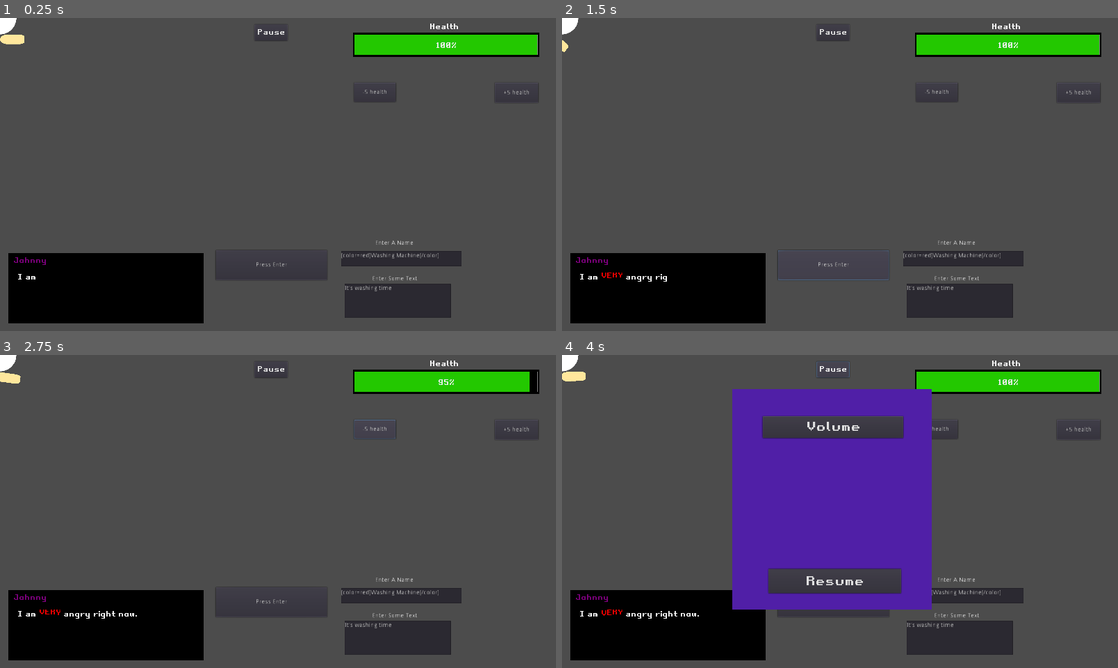
Above: before the commit, frames 1-4 (two rows, left to right).
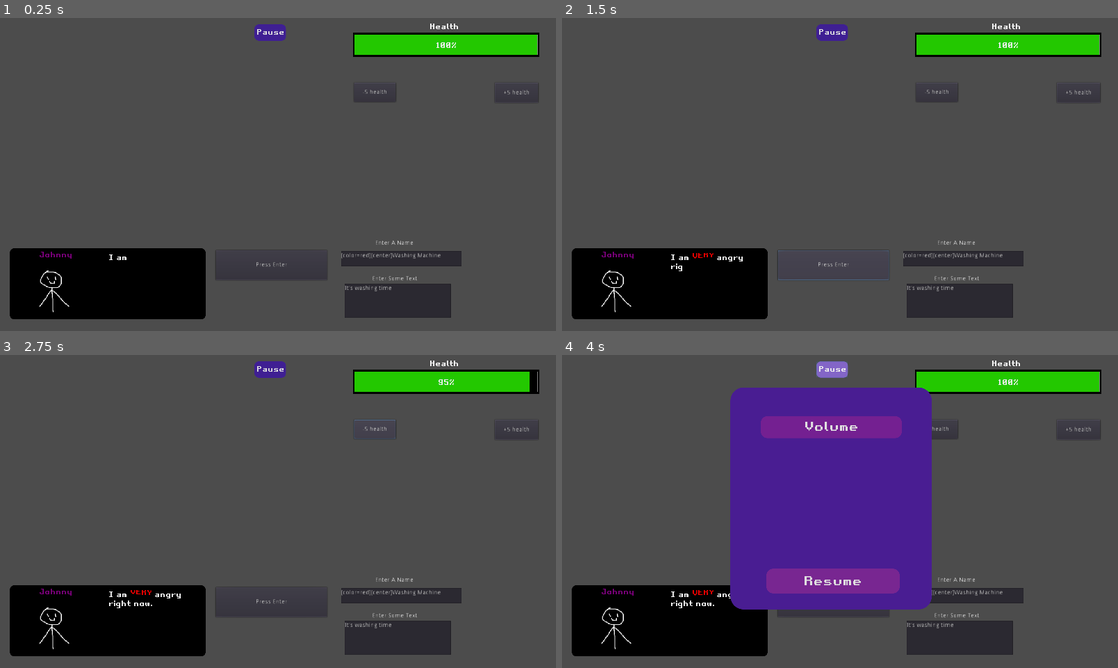
Above: after the commit, the same moments.

Repository: wet-floor/1501-final-project
Game: Godot game, scene res://testing/samuel/testingSamuel.tscn
The game is run twice, just before and just after one commit, with the same random seed, the same clock (stepped at 60 frames per second) and the same inputs.
Inputs:
- Up to frame 1 (0.25 s): no input
- Up to frame 2 (1.5 s): click "Press Enter" at 0.5 s; click "Press Enter" at 1.25 s
- Up to frame 3 (2.75 s): click "-5 health" at 2 s
- Up to frame 4 (4 s): click "+5 health" at 2.75 s; click "Pause" at 3.5 s

The runs differ from the first frame. In frame 1, 2.0% of the frame differs, in the area x 0-80%, y 0-98%; in frame 2, 2.0%; in frame 3, 2.2%; in frame 4, 6.2%.

Commit message:
Rounded Corners, Color when hover
- Changed type of pause / popup menu to be panel
- Corners are now rounded and have a different color on idle, hover, and pressed

Diff:
--- a/testing/samuel/dialogueBox.tscn
+++ b/testing/samuel/dialogueBox.tscn
@@ -1,7 +1,6 @@
-[gd_scene load_steps=11 format=2]
+[gd_scene load_steps=10 format=2]
 
 [ext_resource path="res://testing/samuel/scripts/dialogueBox.gd" type="Script" id=1]
-[ext_resource path="res://testing/samuel/assets/tempSprite.png" type="Texture" id=2]
 [ext_resource path="res://Retro Gaming.ttf" type="DynamicFontData" id=3]
 [ext_resource path="res://testing/samuel/assets/fullBeepSound.mp3" type="AudioStream" id=4]
 [ext_resource path="res://testing/samuel/assets/beepSoundShort.mp3" type="AudioStream" id=5]
@@ -67,15 +66,15 @@
 [node name="textShowTimer" type="Timer" parent="dialogue"]
 
 [node name="speakerPortrait" type="Sprite" parent="dialogue"]
-visible = false
 position = Vector2( 100, -100 )
 scale = Vector2( 0.47777, 0.525491 )
-texture = ExtResource( 2 )
 
-[node name="textSound" type="AudioStreamPlayer2D" parent="dialogue"]
+[node name="textSound" type="AudioStreamPlayer" parent="dialogue"]
 stream = ExtResource( 5 )
-volume_db = -19.077
+volume_db = -19.7
+bus = "SE"
 
-[node name="enterSound" type="AudioStreamPlayer2D" parent="dialogue"]
+[node name="enterSound" type="AudioStreamPlayer" parent="dialogue"]
 stream = ExtResource( 4 )
-volume_db = -16.773
+volume_db = -16.426
+bus = "SE"
--- a/testing/samuel/pauseMenu.tscn
+++ b/testing/samuel/pauseMenu.tscn
@@ -6,25 +6,116 @@
 [sub_resource type="DynamicFont" id=1]
 font_data = ExtResource( 2 )
 
+[sub_resource type="StyleBoxFlat" id=15]
+bg_color = Color( 0.517647, 0.4, 0.784314, 1 )
+corner_radius_top_left = 10
+corner_radius_top_right = 10
+corner_radius_bottom_right = 10
+corner_radius_bottom_left = 10
+
+[sub_resource type="StyleBoxFlat" id=17]
+bg_color = Color( 0.0901961, 0, 0.368627, 1 )
+corner_radius_top_left = 10
+corner_radius_top_right = 10
+corner_radius_bottom_right = 10
+corner_radius_bottom_left = 10
+
+[sub_resource type="StyleBoxFlat" id=8]
+bg_color = Color( 0.25098, 0.12549, 0.580392, 1 )
+corner_radius_top_left = 10
+corner_radius_top_right = 10
+corner_radius_bottom_right = 10
+corner_radius_bottom_left = 10
+
+[sub_resource type="StyleBoxFlat" id=7]
+bg_color = Color( 0.290196, 0.117647, 0.576471, 1 )
+corner_radius_top_left = 30
+corner_radius_top_right = 30
+corner_radius_bottom_right = 30
+corner_radius_bottom_left = 30
+
+[sub_resource type="DynamicFont" id=4]
+size = 25
+font_data = ExtResource( 2 )
+
+[sub_resource type="DynamicFont" id=3]
+size = 25
+font_data = ExtResource( 2 )
+
+[sub_resource type="DynamicFont" id=6]
+size = 28
+font_data = ExtResource( 2 )
+
+[sub_resource type="StyleBoxFlat" id=16]
+bg_color = Color( 0.623529, 0.388235, 0.741176, 1 )
+corner_radius_top_left = 15
+corner_radius_top_right = 15
+corner_radius_bottom_right = 15
+corner_radius_bottom_left = 15
+
+[sub_resource type="StyleBoxFlat" id=18]
+bg_color = Color( 0.321569, 0.0627451, 0.345098, 1 )
+corner_radius_top_left = 15
+corner_radius_top_right = 15
+corner_radius_bottom_right = 15
+corner_radius_bottom_left = 15
+
+[sub_resource type="StyleBoxFlat" id=12]
+bg_color = Color( 0.462745, 0.12549, 0.494118, 1 )
+corner_radius_top_left = 15
+corner_radius_top_right = 15
+corner_radius_bottom_right = 15
+corner_radius_bottom_left = 15
+
+[sub_resource type="DynamicFont" id=5]
+size = 28
+font_data = ExtResource( 2 )
+
+[sub_resource type="StyleBoxFlat" id=13]
+bg_color = Color( 0.65098, 0.34902, 0.709804, 1 )
+corner_radius_top_left = 15
+corner_radius_top_right = 15
+corner_radius_bottom_right = 15
+corner_radius_bottom_left = 15
+
+[sub_resource type="StyleBoxFlat" id=19]
+bg_color = Color( 0.388235, 0.0901961, 0.396078, 1 )
+corner_radius_top_left = 15
+corner_radius_top_right = 15
+corner_radius_bottom_right = 15
+corner_radius_bottom_left = 15
+
+[sub_resource type="StyleBoxFlat" id=9]
+bg_color = Color( 0.47451, 0.152941, 0.572549, 1 )
+corner_radius_top_left = 15
+corner_radius_top_right = 15
+corner_radius_bottom_right = 15
+corner_radius_bottom_left = 15
+
 [sub_resource type="DynamicFont" id=2]
 size = 28
 font_data = ExtResource( 2 )
 
-[sub_resource type="DynamicFont" id=5]
-size = 28
-font_data = ExtResource( 2 )
-
-[sub_resource type="DynamicFont" id=6]
-size = 28
-font_data = ExtResource( 2 )
-
-[sub_resource type="DynamicFont" id=3]
-size = 25
-font_data = ExtResource( 2 )
-
-[sub_resource type="DynamicFont" id=4]
-size = 25
-font_data = ExtResource( 2 )
+[sub_resource type="StyleBoxFlat" id=14]
+bg_color = Color( 0.654902, 0.360784, 0.713726, 1 )
+corner_radius_top_left = 15
+corner_radius_top_right = 15
+corner_radius_bottom_right = 15
+corner_radius_bottom_left = 15
+
+[sub_resource type="StyleBoxFlat" id=20]
+bg_color = Color( 0.407843, 0.0745098, 0.431373, 1 )
+corner_radius_top_left = 15
+corner_radius_top_right = 15
+corner_radius_bottom_right = 15
+corner_radius_bottom_left = 15
+
+[sub_resource type="StyleBoxFlat" id=10]
+bg_color = Color( 0.458824, 0.129412, 0.572549, 1 )
+corner_radius_top_left = 15
+corner_radius_top_right = 15
+corner_radius_bottom_right = 15
+corner_radius_bottom_left = 15
 
 [node name="pauseMenu" type="Control"]
 anchor_right = 1.0
@@ -37,74 +128,86 @@
 margin_right = 658.0
 margin_bottom = 52.0
 custom_fonts/font = SubResource( 1 )
+custom_styles/hover = SubResource( 15 )
+custom_styles/pressed = SubResource( 17 )
+custom_styles/normal = SubResource( 8 )
 text = "Pause"
 
-[node name="pauseMenuVisual" type="ColorRect" parent="."]
-margin_left = 392.0
-margin_top = 78.0
-margin_right = 852.0
+[node name="pauseMenuVisual" type="Panel" parent="."]
+margin_left = 388.0
+margin_top = 75.0
+margin_right = 851.0
 margin_bottom = 585.0
-color = Color( 0.317647, 0.12549, 0.658824, 1 )
+custom_styles/panel = SubResource( 7 )
+
+[node name="SEVolumeSlider" type="HSlider" parent="pauseMenuVisual"]
+margin_left = 48.0
+margin_top = 271.0
+margin_right = 416.0
+margin_bottom = 320.0
+min_value = -60.0
+max_value = 0.0
+
+[node name="MusicVolumeSlider" type="HSlider" parent="pauseMenuVisual"]
+margin_left = 49.0
+margin_top = 144.0
+margin_right = 417.0
+margin_bottom = 193.0
+min_value = -60.0
+max_value = 0.0
+
+[node name="MusicVolume" type="Label" parent="pauseMenuVisual"]
+margin_left = 188.0
+margin_top = 100.0
+margin_right = 272.0
+margin_bottom = 135.0
+custom_fonts/font = SubResource( 4 )
+text = "Music"
+
+[node name="SEVolume" type="Label" parent="pauseMenuVisual"]
+margin_left = 127.0
+margin_top = 232.0
+margin_right = 349.0
+margin_bottom = 264.0
+custom_fonts/font = SubResource( 3 )
+text = "Sound Effects"
+
+[node name="BackButtonVolume" type="Button" parent="pauseMenuVisual"]
+margin_left = 84.0
+margin_top = 417.0
+margin_right = 388.0
+margin_bottom = 473.0
+custom_fonts/font = SubResource( 6 )
+custom_styles/hover = SubResource( 16 )
+custom_styles/pressed = SubResource( 18 )
+custom_styles/normal = SubResource( 12 )
+text = "Back"
+
+[node name="BackButtonMain" type="Button" parent="pauseMenuVisual"]
+margin_left = 83.0
+margin_top = 417.0
+margin_right = 389.0
+margin_bottom = 473.0
+custom_fonts/font = SubResource( 5 )
+custom_styles/hover = SubResource( 13 )
+custom_styles/pressed = SubResource( 19 )
+custom_styles/normal = SubResource( 9 )
+text = "Resume"
 
 [node name="VolumeButton" type="Button" parent="pauseMenuVisual"]
 margin_left = 70.0
-margin_top = 63.0
+margin_top = 66.0
 margin_right = 394.0
-margin_bottom = 113.0
+margin_bottom = 116.0
 custom_fonts/font = SubResource( 2 )
+custom_styles/hover = SubResource( 14 )
+custom_styles/pressed = SubResource( 20 )
+custom_styles/normal = SubResource( 10 )
 text = "Volume"
 
-[node name="BackButtonMain" type="Button" parent="pauseMenuVisual"]
-margin_left = 83.0
-margin_top = 414.0
-margin_right = 389.0
-margin_bottom = 470.0
-custom_fonts/font = SubResource( 5 )
-text = "Resume"
-
-[node name="BackButtonVolume" type="Button" parent="pauseMenuVisual"]
-margin_left = 84.0
-margin_top = 414.0
-margin_right = 388.0
-margin_bottom = 470.0
-custom_fonts/font = SubResource( 6 )
-text = "Back"
-
-[node name="SEVolume" type="Label" parent="pauseMenuVisual"]
-margin_left = 127.0
-margin_top = 229.0
-margin_right = 349.0
-margin_bottom = 261.0
-custom_fonts/font = SubResource( 3 )
-text = "Sound Effects"
-
-[node name="MusicVolume" type="Label" parent="pauseMenuVisual"]
-margin_left = 188.0
-margin_top = 97.0
-margin_right = 272.0
-margin_bottom = 132.0
-custom_fonts/font = SubResource( 4 )
-text = "Music"
-
-[node name="MusicVolumeSlider" type="HSlider" parent="pauseMenuVisual"]
-margin_left = 49.0
-margin_top = 141.0
-margin_right = 417.0
-margin_bottom = 190.0
-min_value = -60.0
-max_value = 0.0
-
-[node name="SEVolumeSlider" type="HSlider" parent="pauseMenuVisual"]
-margin_left = 48.0
-margin_top = 268.0
-margin_right = 416.0
-margin_bottom = 317.0
-min_value = -60.0
-max_value = 0.0
-
 [connection signal="pressed" from="pauseButton" to="." method="_on_pauseButton_pressed"]
+[connection signal="value_changed" from="pauseMenuVisual/SEVolumeSlider" to="." method="_on_SEVolumeSlider_value_changed"]
+[connection signal="value_changed" from="pauseMenuVisual/MusicVolumeSlider" to="." method="_on_MusicVolumeSlider_value_changed"]
+[connection signal="pressed" from="pauseMenuVisual/BackButtonVolume" to="." method="_on_BackButtonVolume_pressed"]
+[connection signal="pressed" from="pauseMenuVisual/BackButtonMain" to="." method="_on_BackButton_pressed"]
 [connection signal="pressed" from="pauseMenuVisual/VolumeButton" to="." method="_on_VolumeButton_pressed"]
-[connection signal="pressed" from="pauseMenuVisual/BackButtonMain" to="." method="_on_BackButton_pressed"]
-[connection signal="pressed" from="pauseMenuVisual/BackButtonVolume" to="." method="_on_BackButtonVolume_pressed"]
-[connection signal="value_changed" from="pauseMenuVisual/MusicVolumeSlider" to="." method="_on_MusicVolumeSlider_value_changed"]
-[connection signal="value_changed" from="pauseMenuVisual/SEVolumeSlider" to="." method="_on_SEVolumeSlider_value_changed"]
--- a/testing/samuel/popupUI.tscn
+++ b/testing/samuel/popupUI.tscn
@@ -1,9 +1,16 @@
-[gd_scene load_steps=7 format=2]
+[gd_scene load_steps=8 format=2]
 
 [ext_resource path="res://Retro Gaming.ttf" type="DynamicFontData" id=1]
-[ext_resource path="res://testing/samuel/scripts/popupBox.gd" type="Script" id=2]
 [ext_resource path="res://testing/samuel/assets/fullBeepSound.mp3" type="AudioStream" id=3]
 [ext_resource path="res://testing/samuel/assets/beepSoundShort.mp3" type="AudioStream" id=4]
+[ext_resource path="res://testing/samuel/scripts/popupBox.gd" type="Script" id=5]
+
+[sub_resource type="StyleBoxFlat" id=3]
+bg_color = Color( 0, 0, 0, 1 )
+corner_radius_top_left = 10
+corner_radius_top_right = 10
+corner_radius_bottom_right = 10
+corner_radius_bottom_left = 10
 
 [sub_resource type="DynamicFont" id=1]
 font_data = ExtResource( 1 )
@@ -15,26 +22,26 @@
 anchor_right = 1.0
 anchor_bottom = 1.0
 
-[node name="popupBox" type="ColorRect" parent="."]
+[node name="popupBox" type="Panel" parent="."]
 margin_left = 367.0
 margin_top = 30.0
 margin_right = 817.0
-margin_bottom = 191.0
-color = Color( 0, 0, 0, 1 )
-script = ExtResource( 2 )
+margin_bottom = 193.0
+custom_styles/panel = SubResource( 3 )
+script = ExtResource( 5 )
 
 [node name="speakerName" type="RichTextLabel" parent="popupBox"]
-margin_left = 12.0
-margin_top = 6.0
-margin_right = 440.0
-margin_bottom = 35.0
+margin_left = 5.0
+margin_top = 5.0
+margin_right = 205.0
+margin_bottom = 30.0
 custom_fonts/normal_font = SubResource( 1 )
 bbcode_enabled = true
 text = "Name"
 
 [node name="speakerDialog" type="RichTextLabel" parent="popupBox"]
-margin_left = 21.0
-margin_top = 45.0
+margin_left = 227.0
+margin_top = 10.0
 margin_right = 432.0
 margin_bottom = 146.0
 custom_fonts/normal_font = SubResource( 2 )
@@ -43,12 +50,13 @@
 
 [node name="textShowTimer" type="Timer" parent="popupBox"]
 
-[node name="textSound" type="AudioStreamPlayer2D" parent="popupBox"]
+[node name="textSound" type="AudioStreamPlayer" parent="popupBox"]
 stream = ExtResource( 4 )
-volume_db = -17.846
-bus = "SE"
+volume_db = -15.0
 
-[node name="enterSound" type="AudioStreamPlayer2D" parent="popupBox"]
+[node name="enterSound" type="AudioStreamPlayer" parent="popupBox"]
 stream = ExtResource( 3 )
-volume_db = -12.923
-bus = "SE"
+volume_db = -12.0
+
+[node name="speakerPortrait" type="Sprite" parent="popupBox"]
+position = Vector2( 104, 85 )
--- a/testing/samuel/scripts/popupBox.gd
+++ b/testing/samuel/scripts/popupBox.gd
@@ -1,4 +1,4 @@
-extends ColorRect
+extends Panel
 
 # The smaller this value is, the faster text goes
 export(float) var textSpeed = 0.07
@@ -42,13 +42,10 @@
 	$speakerDialog.bbcode_text = text
 	$speakerDialog.visible_characters = 0
 
-	#Unimplemented portrait feature
-	#var f = File.new()
-	#var img = dialog[phraseNum]["Name"] + dialog[phraseNum]["Emotion"]
-	#if f.file_exists(img):
-		#$speakerPortrait.texture = load(img)
-	#else:
-		#$speakerPortrait.texture = null
+	if name != null:
+		$speakerPortrait.texture = load("res://testing/samuel/assets/" + str(name) + ".jpg")
+	else:
+		$speakerPortrait.texture = null
 
 	# While the visible characters is shorter than the length of the text, continuously show the
 	# next character
--- a/testing/samuel/scripts/testingSamuel.gd
+++ b/testing/samuel/scripts/testingSamuel.gd
@@ -4,8 +4,8 @@
 # Called when the node enters the scene tree for the first time.
 func _ready():
 	pass
-	$popupUI/popupBox.showText("[color=purple]Johnny[/color]", "I am [wave amp=60 freq=6][color=red]VERY[/color][/wave] angry right now.")
-	$popupUI/popupBox.showText("Alex", "SHEEEEEEEEEEEEEEEEEEEEEEEEEEEEEESH")
+	$popupUI/popupBox.showText("[center][color=purple]Johnny", "I am [wave amp=60 freq=6][color=red]VERY[/color][/wave] angry right now.")
+	$popupUI/popupBox.showText("[center]Alex", "[wave amp=100 freq=15]SHEEEEEEEEEEEEEEEEEEEEEEEEEEEEEESH")
 
 func _on_Button_pressed():
 	playerText = $showTextButton/textText.text
--- a/testing/samuel/testingSamuel.tscn
+++ b/testing/samuel/testingSamuel.tscn
@@ -1,6 +1,5 @@
-[gd_scene load_steps=6 format=2]
+[gd_scene load_steps=5 format=2]
 
-[ext_resource path="res://testing/hendry/tdPlayer.tscn" type="PackedScene" id=1]
 [ext_resource path="res://testing/samuel/scripts/testingSamuel.gd" type="Script" id=2]
 [ext_resource path="res://testing/samuel/popupUI.tscn" type="PackedScene" id=3]
 [ext_resource path="res://testing/samuel/pauseMenu.tscn" type="PackedScene" id=4]
@@ -10,10 +9,10 @@
 script = ExtResource( 2 )
 
 [node name="popupUI" parent="." instance=ExtResource( 3 )]
-margin_left = -348.0
-margin_top = 511.0
-margin_right = -348.0
-margin_bottom = 511.0
+margin_left = -344.0
+margin_top = 500.0
+margin_right = -344.0
+margin_bottom = 500.0
 
 [node name="showTextButton" type="Button" parent="."]
 margin_left = 497.0
@@ -48,7 +47,7 @@
 margin_top = 2.0
 margin_right = 566.0
 margin_bottom = 37.0
-text = "[color=red]Washing Machine[/color]"
+text = "[color=red][center]Washing Machine"
 
 [node name="healthBar" parent="." instance=ExtResource( 5 )]
 margin_left = 814.0
@@ -56,8 +55,6 @@
 margin_right = 1241.0
 margin_bottom = 90.0
 
-[node name="tdPlayer" parent="." instance=ExtResource( 1 )]
-
 [node name="pauseMenu" parent="." instance=ExtResource( 4 )]
 
 [connection signal="pressed" from="showTextButton" to="." method="_on_Button_pressed"]
Binary file added: testing/samuel/assets/[center]Alex.jpg
Not shown, added: testing/samuel/assets/[center]Alex.jpg.import
Binary file added: testing/samuel/assets/[center][color=purple]Johnny.jpg
Not shown, changed: testing/samuel/assets/[center][color=purple]Johnny.jpg.import
Binary file removed: testing/samuel/assets/tempSprite.png
Not shown: 1 places in testing/samuel/pauseMenu.tscn that only renumber resources
